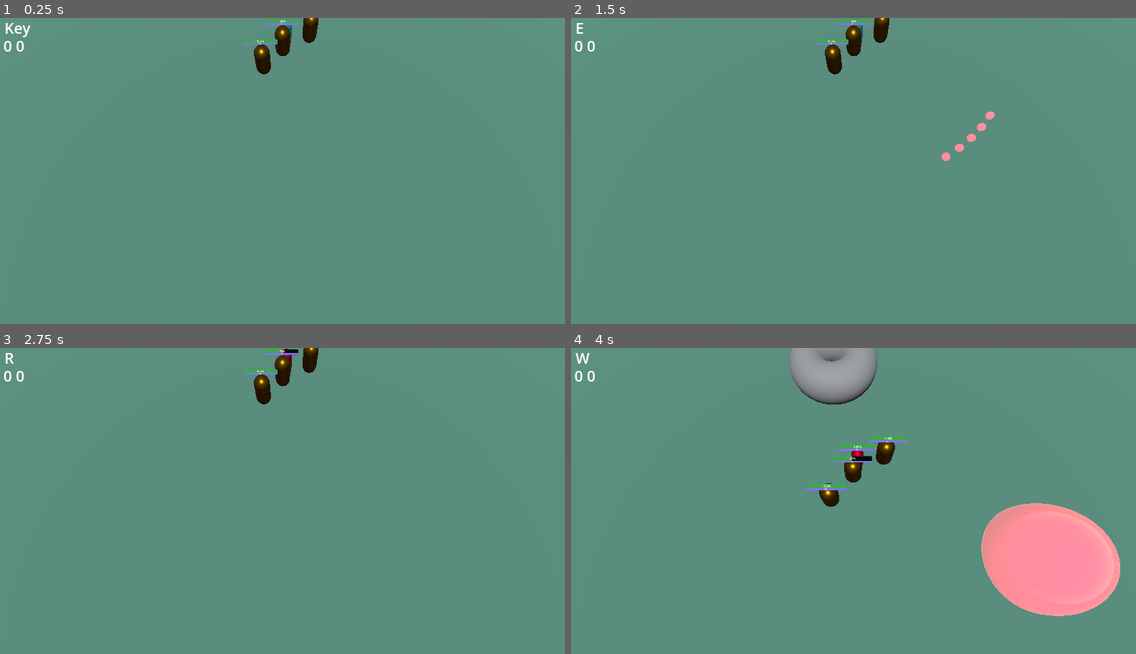
Above: before the commit, frames 1-4 (two rows, left to right).
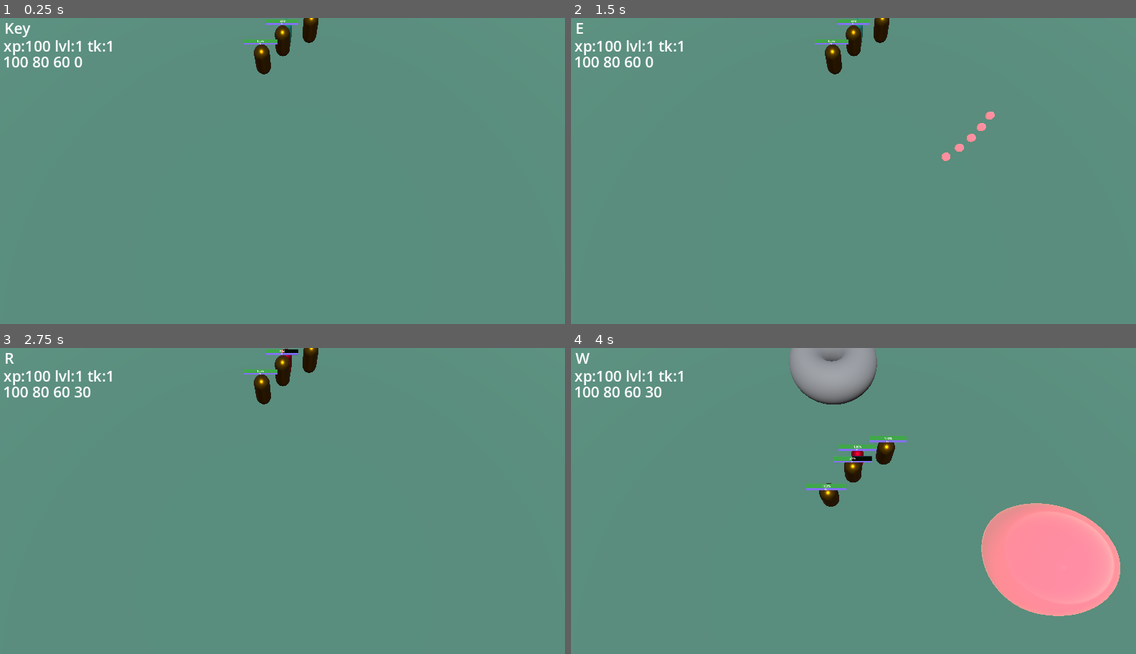
Above: after the commit, the same moments.

Repository: CoininDev/LigmadasLendas
Game: Godot game, scene res://cenas/cena_de_teste.tscn
Two runs of this game, one before a commit and one after it. Both use one fixed random seed, a clock stepped at 60 frames per second and the inputs below.
Inputs (mouse positions are in pixels of both pictures, inside the frame that each line leads up to):
- Up to frame 1 (0.25 s): no input
- Up to frame 2 (1.5 s): tap Enter at 0.5 s; move the mouse to (983, 161) at 0.52 s; hold Right (ui_right) 0.53-1.28 s; tap A (a) at 0.6 s; tap E (e) at 0.8, 1.35 s; move the mouse to (740, 195) at 1.27 s; hold Down (ui_down) from 1.28 s (still down)
- Up to frame 3 (2.75 s): tap Q (q) at 1.55, 2.1 s; move the mouse to (344, 436) at 2.02 s; release Down (ui_down) at 2.03 s; hold Right (ui_right) from 2.03 s (still down); tap R (r) at 2.3 s
- Up to frame 4 (4 s): tap Space (space) at 2.75 s; move the mouse to (830, 571) at 2.77 s; release Right (ui_right) at 2.78 s; hold Up (ui_up) 2.78-3.53 s; tap R (r) at 2.85 s; tap S (s) at 3.05, 3.6 s; tap Enter at 3.5 s; move the mouse to (1028, 556) at 3.52 s; hold Left (ui_left) from 3.53 s (still down); tap W (w) at 3.8 s

The runs differ from the first frame. In frame 1, 0.6% of the frame differs, in the area x 0-20%, y 7-17%; in frame 2, 0.6%; in frame 3, 0.6%; in frame 4, 0.6%.

Commit message:
xp comp pronto

Diff:
--- a/comps/scenes/xp_component.tscn
+++ b/comps/scenes/xp_component.tscn
@@ -4,3 +4,6 @@
 
 [node name="XPComponent" type="Node"]
 script = ExtResource("1_m1o2y")
+general_upgradable_atributes = {
+"ability_power": [0.0, 10.0, 12.0, 14.0, 16.0, 18.0, 20.0, 22.0, 24.0, 26.0, 28.0, 30.0, 32.0, 34.0, 36.0, 38.0, 40.0, 42.0, 44.0]
+}
--- a/comps/scripts/ControllerComponent.gd
+++ b/comps/scripts/ControllerComponent.gd
@@ -2,6 +2,9 @@
 
 @export var nav: NavigationComponent
 @export var battack: BAttackComponent
+@export var xp_comp: XPComponent
+@export var hero: HeroBase
+@export var control: bool = true
 @export var walk_action = "mright"
 @export var attack_action = "mleft"
 @export var show_attack_range_action = "show_range"
@@ -9,18 +12,35 @@
 @export var ability2_action = "w"
 @export var ability3_action = "e"
 @export var ultimate_action = "r"
+@export var upgrade_ability1_action = "ctrl_q"
+@export var upgrade_ability2_action = "ctrl_w"
+@export var upgrade_ability3_action = "ctrl_e"
+@export var upgrade_ultimate_action = "ctrl_r"
 @export var opt_ability1_action = "a"
 @export var opt_ability2_action = "s"
-@export var hero: HeroBase
-
-var attacking:bool = false
 
 func _input(event):
-	abilities()
-	attack()
-	walk()
+	if control:
+		upgrade_abilities()
+		abilities()
+		attack()
+		walk()
+
+func upgrade_abilities():
+	if Input.is_action_just_pressed(upgrade_ability1_action):
+		xp_comp.ability1_lvl_up()
+	if Input.is_action_just_pressed(upgrade_ability2_action):
+		xp_comp.ability2_lvl_up()
+	if Input.is_action_just_pressed(upgrade_ability3_action):
+		xp_comp.ability3_lvl_up()
+	if Input.is_action_just_pressed(upgrade_ultimate_action):
+		xp_comp.ultimate_lvl_up()
+
 
 func abilities():
+	if Input.is_action_pressed("ctrl"):
+		return
+
 	if Input.is_action_just_pressed(ability1_action):
 		hero.q_preview()
 	if Input.is_action_just_pressed(ability2_action):
--- a/comps/scripts/XPComponent.gd
+++ b/comps/scripts/XPComponent.gd
@@ -5,10 +5,10 @@
 var level_max = 18  #0 1   2   3   4   5   6   7   8   9   10  11  12  13  14  15  16  17  18
 var xp_needed_for = [0,100,120,140,150,160,230,240,250,260,270,280,300,310,320,330,340,350,380]
 
-var ability1_lvl = 0
-var ability2_lvl = 0
-var ability3_lvl = 0
-var ultimate_lvl = 0
+var ability1_lvl = 1
+var ability2_lvl = 1
+var ability3_lvl = 1
+var ultimate_lvl = 1
 var ability1_lvl_max = 5
 var ability2_lvl_max = 5
 var ability3_lvl_max = 5
@@ -39,54 +39,42 @@
 		level +=1
 		upgrade_tokens +=1
 		ultimate_upgrade_tokens +=1
-	for upgradable in general_upgradable_atributes:
-		print(level)
-		print(upgradable)
-		print(general_upgradable_atributes)
-		print(general_upgradable_atributes[upgradable][level])
-		hero.set(upgradable, general_upgradable_atributes[upgradable][level])
+		for upgradable in general_upgradable_atributes:
+			hero.set(upgradable, general_upgradable_atributes[upgradable][level])
 
 
 func ability1_lvl_up():
+	if upgrade_tokens < 1:
+		return
 	upgrade_tokens -=1
 	if ability1_lvl < ability1_lvl_max:
 		ability1_lvl +=1
-	for upgradable in ability1_upgradable_atributes:
-		print(level)
-		print(upgradable)
-		print(ability1_upgradable_atributes)
-		print(ability1_upgradable_atributes[upgradable][level])
-		hero.set(upgradable, ability1_upgradable_atributes[upgradable][level])
+		for upgradable in ability1_upgradable_atributes:
+			hero.set(upgradable, ability1_upgradable_atributes[upgradable][ability1_lvl])
 
 func ability2_lvl_up():
+	if upgrade_tokens < 1:
+		return
 	upgrade_tokens -=1
 	if ability2_lvl < ability2_lvl_max:
 		ability2_lvl +=1
-	for upgradable in ability2_upgradable_atributes:
-		print(level)
-		print(upgradable)
-		print(ability2_upgradable_atributes)
-		print(ability2_upgradable_atributes[upgradable][level])
-		hero.set(upgradable, ability2_upgradable_atributes[upgradable][level])
+		for upgradable in ability2_upgradable_atributes:
+			hero.set(upgradable, ability2_upgradable_atributes[upgradable][ability2_lvl])
 
 func ability3_lvl_up():
+	if upgrade_tokens < 1:
+		return
 	upgrade_tokens -=1
 	if ability3_lvl < ability3_lvl_max:
 		ability3_lvl +=1
-	for upgradable in ability3_upgradable_atributes:
-		print(level)
-		print(upgradable)
-		print(ability3_upgradable_atributes)
-		print(ability3_upgradable_atributes[upgradable][level])
-		hero.set(upgradable, ability3_upgradable_atributes[upgradable][level])
+		for upgradable in ability3_upgradable_atributes:
+			hero.set(upgradable, ability3_upgradable_atributes[upgradable][ability3_lvl])
 
 func ultimate_lvl_up():
+	if ultimate_upgrade_tokens < 6:
+		return
 	ultimate_upgrade_tokens -= 6
 	if ultimate_lvl < ultimate_lvl_max:
 		ultimate_lvl +=1
-	for upgradable in ultimate_upgradable_atributes:
-		print(level)
-		print(upgradable)
-		print(ultimate_upgradable_atributes)
-		print(ultimate_upgradable_atributes[upgradable][level])
-		hero.set(upgradable, ultimate_upgradable_atributes[upgradable][level])
+		for upgradable in ultimate_upgradable_atributes:
+			hero.set(upgradable, ultimate_upgradable_atributes[upgradable][ultimate_lvl])
--- a/heroes/HeroBase.gd
+++ b/heroes/HeroBase.gd
@@ -27,10 +27,7 @@
 var r = Ability.new()
 
 func _ready_base():
-	q_cooldown.timeout.connect(_on_q_cooldown_timeout)
-	w_cooldown.timeout.connect(_on_w_cooldown_timeout)
-	e_cooldown.timeout.connect(_on_e_cooldown_timeout)
-	r_cooldown.timeout.connect(_on_r_cooldown_timeout)
+	xp_comp.add_xp(100)
 
 func _process(delta):
 	pass
--- a/heroes/saco_de_pancada.tscn
+++ b/heroes/saco_de_pancada.tscn
@@ -67,7 +67,8 @@
 health_comp = NodePath("../HealthComponent")
 sanity_comp = NodePath("../SanityComponent")
 
-[node name="XPComponent" parent="." instance=ExtResource("9_3sdxv")]
+[node name="XPComponent" parent="." node_paths=PackedStringArray("hero") instance=ExtResource("9_3sdxv")]
+hero = NodePath("..")
 
 [node name="BAttackComponent" parent="." node_paths=PackedStringArray("nav_comp") instance=ExtResource("9_lc4gq")]
 transform = Transform3D(1, 0, 0, 0, 1, 0, 0, 0, 1, 0, 1, 0)
@@ -76,12 +77,14 @@
 range = 5.0
 nav_comp = NodePath("../NavigationComponent")
 
-[node name="ControllerComponent" parent="." node_paths=PackedStringArray("nav", "battack", "hero") instance=ExtResource("10_njmc3")]
+[node name="ControllerComponent" parent="." node_paths=PackedStringArray("nav", "battack", "xp_comp", "hero") instance=ExtResource("10_njmc3")]
 nav = NodePath("../NavigationComponent")
 battack = NodePath("../BAttackComponent")
+xp_comp = NodePath("../XPComponent")
+hero = NodePath("..")
+control = false
 walk_action = "tab"
 attack_action = "a"
-hero = NodePath("..")
 
 [node name="AbilityPointers" type="Node3D" parent="."]
 transform = Transform3D(1, 0, 0, 0, 1, 0, 0, 0, 1, 0, 1, 0)
--- a/heroes/scenes/dra_lixo.tscn
+++ b/heroes/scenes/dra_lixo.tscn
@@ -54,9 +54,10 @@
 [node name="Comps" type="Node3D" parent="."]
 transform = Transform3D(1, 0, 0, 0, 1, 0, 0, 0, 1, 0, 1, 0)
 
-[node name="ControllerComponent" parent="Comps" node_paths=PackedStringArray("nav", "battack", "hero") instance=ExtResource("7_babr1")]
+[node name="ControllerComponent" parent="Comps" node_paths=PackedStringArray("nav", "battack", "xp_comp", "hero") instance=ExtResource("7_babr1")]
 nav = NodePath("../NavigationComponent")
 battack = NodePath("../RangedBAttackComponent")
+xp_comp = NodePath("../XPComponent")
 hero = NodePath("../..")
 
 [node name="HealthComponent" parent="Comps" node_paths=PackedStringArray("hero") instance=ExtResource("2_k0dsn")]
@@ -95,6 +96,18 @@
 nav_comp = NodePath("../NavigationComponent")
 
 [node name="XPComponent" parent="Comps" node_paths=PackedStringArray("hero") instance=ExtResource("12_g21sh")]
+ability1_upgradable_atributes = {
+"q_dano": [0.0, 100.0, 150.0, 250.0, 300.0, 350.0]
+}
+ability2_upgradable_atributes = {
+"w_dano": [0.0, 80.0, 100.0, 120.0, 140.0, 160.0]
+}
+ability3_upgradable_atributes = {
+"e_dano": [0.0, 60.0, 90.0, 120.0, 150.0, 180.0]
+}
+ultimate_upgradable_atributes = {
+"ult_buff_set": [0.0, 0.3, 0.4, 0.5]
+}
 hero = NodePath("../..")
 
 [node name="Abilities" type="Node3D" parent="."]
--- a/heroes/scripts/dra_lixo.gd
+++ b/heroes/scripts/dra_lixo.gd
@@ -3,12 +3,14 @@
 var q_dano = 100
 var w_dano = 80
 var e_dano = 60
+var ult_buff_set = 0.3
+var ultada = false
 
-var ultada = false
-var ult_buff:float = 0.3
+var ult_buff:float = 0
 var dano_cont:float = 10
 
 func _ready():
+	_ready_base()
 	q.atk = Attack.new()
 	w.atk = Attack.new()
 	e.atk = Attack.new()
@@ -21,7 +23,7 @@
 
 func _process(delta):
 	if ultada:
-		ult_buff = 0.3
+		ult_buff = ult_buff_set
 	else:
 		ult_buff = 0
 
--- a/objs/camera_man.tscn
+++ b/objs/camera_man.tscn
@@ -171,6 +171,16 @@
 offset_bottom = 29.0
 theme_override_font_sizes/font_size = 30
 text = "0"
+
+[node name="Label3" type="Label" parent="Camera3D/testingHUD"]
+layout_mode = 0
+offset_left = -107.0
+offset_top = 7.0
+offset_right = -69.0
+offset_bottom = 61.0
+theme_override_font_sizes/font_size = 30
+text = "aa
+"
 
 [connection signal="mouse_entered" from="Camera3D/Cantos/up" to="." method="_on_up_mouse_entered"]
 [connection signal="mouse_exited" from="Camera3D/Cantos/up" to="." method="_on_up_mouse_exited"]
--- a/project.godot
+++ b/project.godot
@@ -130,6 +130,11 @@
 "events": [Object(InputEventKey,"resource_local_to_scene":false,"resource_name":"","device":-1,"window_id":0,"alt_pressed":false,"shift_pressed":false,"ctrl_pressed":true,"meta_pressed":false,"pressed":false,"keycode":0,"physical_keycode":82,"key_label":0,"unicode":114,"echo":false,"script":null)
 ]
 }
+ctrl={
+"deadzone": 0.5,
+"events": [Object(InputEventKey,"resource_local_to_scene":false,"resource_name":"","device":-1,"window_id":0,"alt_pressed":false,"shift_pressed":false,"ctrl_pressed":false,"meta_pressed":false,"pressed":false,"keycode":0,"physical_keycode":4194326,"key_label":0,"unicode":0,"echo":false,"script":null)
+]
+}
 
 [layer_names]
 
--- a/scripts/showing_input_in_screen.gd
+++ b/scripts/showing_input_in_screen.gd
@@ -2,6 +2,7 @@
 @export var camera:Camera3D
 @onready var label = $Label
 @onready var label2 = $Label2
+@onready var label3 = $Label3
 @onready var hero = $"../../".point
 
 func _input(event):
@@ -9,4 +10,5 @@
 		label.text = event.as_text()
 
 func _process(delta):
-	label2.text = str(hero.xp_comp.total_xp) + " " + str(hero.xp_comp.level)
+	label2.text = "xp:" + str(hero.xp_comp.total_xp) + " lvl:" + str(hero.xp_comp.level) + " tk:" + str(hero.xp_comp.upgrade_tokens)
+	label3.text = str(hero.q_dano) + " " + str(hero.w_dano) + " " + str(hero.e_dano) + " " + str(hero.ult_buff*100)
